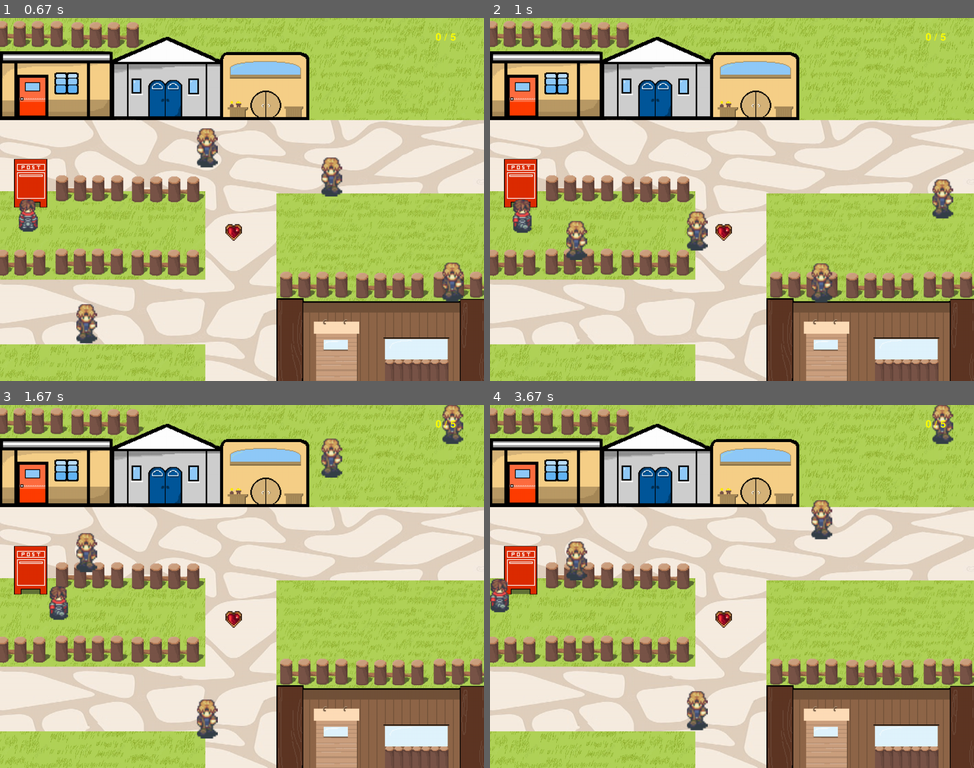
Above: before the commit, frames 1-4 (two rows, left to right).
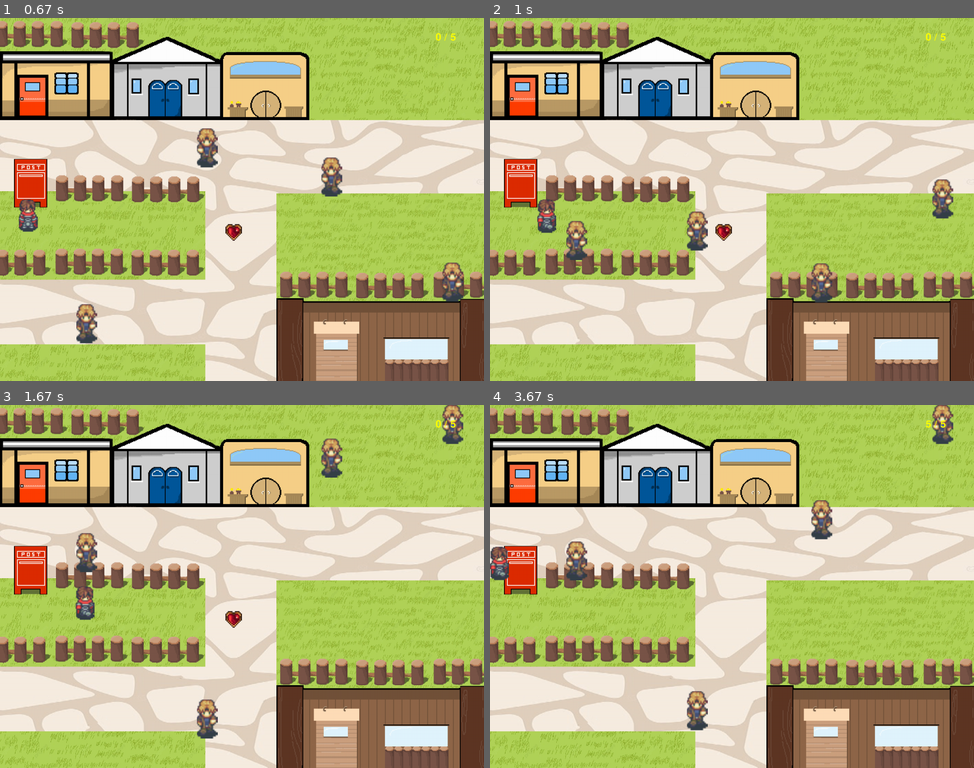
Above: after the commit, the same moments.

Repository: rlaxodnr26/pygame
Game: pygame game, started from 2023.12.10-04.39/chapter1.py
Two runs of this game, one before a commit and one after it. Both use one fixed random seed, a clock stepped at 60 frames per second and the inputs below.
Inputs:
- Up to frame 1 (0.67 s): tap Space at 0.33 s
- Up to frame 2 (1 s): hold Right from 0.67 s (still down)
- Up to frame 3 (1.67 s): release Right at 1.13 s; hold Up 1.17-1.47 s; hold Right from 1.5 s (still down)
- Up to frame 4 (3.67 s): release Right at 1.97 s; hold Left 2-2.53 s; hold Down 2.57-2.87 s; hold Up from 3.33 s (still down)

Frame 1 is identical in both runs. In frame 2, 0.7% of the frame differs, in the area x 4-14%, y 49-60%; in frame 3, 0.7%; in frame 4, 0.8%, in the area x 0-92%, y 4-62%.

Commit message:
Add files via upload

Diff:
--- a/2023.12.10-04.39/chapter1.py
+++ b/2023.12.10-04.39/chapter1.py
@@ -5,8 +5,8 @@
 ##############################################################
 # 기본 초기화 (반드시 해야 하는 것들)
 pygame.init()
-
 clock = pygame.time.Clock()
+
 # 화면 크기 설정
 screen_width = 1280 # 가로 크기
 screen_height = 960 # 세로 크기
@@ -21,6 +21,7 @@
 # 1. 사용자 게임 초기화 (배경 화면, 게임 이미지, 좌표, 속도, 폰트 등)
 current_path = os.path.dirname(__file__) # 현재 파일의 위치 반환
 image_path = os.path.join(current_path, "images") # images 폴더 위치 반환
+totaltime = pygame.time.get_ticks()
 
 # 배경 만들기
 background = [
@@ -42,7 +43,7 @@
 character_size = character.get_rect().size
 character_width = character_size[0]
 character_height = character_size[1]
-character_speed = 10
+character_speed = 25
 cha_num = 0
 deadcount1 = 0
 deadcount2 = 0
@@ -156,10 +157,36 @@
     pygame.image.load(os.path.join(image_path, "left.png")),
     pygame.image.load(os.path.join(image_path, "right.png"))]
 key_num = [0,1,2,3]
+
 sword_x_pos = 550
 sword_y_pos = 500
 rock_x_pos = 300
 rock_y_pos = 600
+
+barrier1_width = 525
+barrier1_height = 625
+barrier1_x_pos = 0
+barrier1_y_pos = 0
+
+barrier2_width = 1280 - 810
+barrier2_height = 625
+barrier2_x_pos = 810
+barrier2_y_pos = 0
+
+barrier1_rect = pygame.Rect(barrier1_x_pos, barrier1_y_pos, barrier1_width, barrier1_height)
+barrier1_rect_leftline = pygame.Rect(barrier1_x_pos, barrier1_y_pos, 1, barrier1_height)
+barrier1_rect_rightline = pygame.Rect(barrier1_width, barrier1_y_pos, 1, barrier1_height)
+barrier1_rect_topline = pygame.Rect(barrier1_x_pos, barrier1_y_pos, barrier1_width, 1)
+barrier1_rect_bottomline = pygame.Rect(barrier1_x_pos, barrier1_height, barrier1_width, 1)
+
+barrier2_rect = pygame.Rect(barrier2_x_pos, barrier2_y_pos, barrier2_width, barrier2_height)
+barrier2_rect_leftline = pygame.Rect(barrier2_x_pos, barrier2_y_pos, 1, barrier2_height)
+barrier2_rect_rightline = pygame.Rect(barrier2_width, barrier2_y_pos, 1, barrier2_height)
+barrier2_rect_topline = pygame.Rect(barrier2_x_pos, barrier2_y_pos, barrier2_width, 1)
+barrier2_rect_bottomline = pygame.Rect(barrier2_x_pos, barrier2_height, barrier2_width, 1)
+
+swordwin = 0
+
 ###############################################챕터 5##########################################
 
 total_score = 0
@@ -289,7 +316,6 @@
 
 while running:
     dt = clock.tick(60)
-
     # 이벤트
     for event in pygame.event.get():
         if event.type == pygame.QUIT:
@@ -380,8 +406,9 @@
 
     while (True):
 ######################################################### 챕터 1 ####################################################################
+        totaltime = pygame.time.get_ticks()
+        print(totaltime/1000)
         if chapter == 1:
-
         # 점수 표시
             msg = game_font.render(str(score)+" / 5", True, (255, 255, 0))
             screen.blit(msg, ((screen_width/20)*18 , screen_height / 25))
@@ -512,14 +539,24 @@
 ################################################## 챕터 3 ###################################################################
         elif chapter == 3:  #칼 뽑기
             swordscore = 0
+            if character_rect.colliderect(barrier1_rect_bottomline):
+                character_y_pos = barrier1_y_pos + barrier1_height + 1
+            if character_rect.colliderect(barrier1_rect_rightline):
+                character_x_pos = barrier1_x_pos + barrier1_width + 1
+            if character_rect.colliderect(barrier2_rect_bottomline):
+                character_y_pos = barrier2_y_pos + barrier2_height + 1
+            if character_rect.colliderect(barrier2_rect_leftline):
+                character_x_pos = barrier2_x_pos - 1
+            if character_y_pos >= 775:
+                character_y_pos = 775
+
             if character_x_pos >= 510 and character_x_pos <= 740 and character_y_pos >= 520 and character_y_pos <= 560:
                 backgroundnumber = 3
 
             if backgroundnumber == 3:
-
+                print(swordwin)
                 character_x_pos = 0
                 character_y_pos = 1200
-
                 if event.type == pygame.KEYDOWN:
                     if key_press == key_num[0]:
                         pygame.time.delay(150)
@@ -528,13 +565,15 @@
                         key_num[2] = key_num[3]
                         key_num[3] = random.randint(0,3)
 
-                        sword_y_pos -= 20
+                        sword_y_pos -= 2000
                     elif key_press != key_num[0]:
                         sword_y_pos += 5
                     if sword_y_pos >= 380:
                         sword_y_pos = 380
                     if sword_y_pos <= -220:
+                        swordscore = 100
                         sword_y_pos = -220
+                        swordwin = 1
                         pygame.time.delay(100)
                         msg = pygame.font.Font(None, 280).render("complete", True, (255, 255, 0))
                         msg_rect = msg.get_rect(center=(int(screen_width / 2), int(screen_height / 2)))
@@ -550,10 +589,15 @@
                         sword_y_pos = 380
                 swordscore = ((sword_y_pos - 380)/600) * 100
                 print(-swordscore, "%")
-            if character_x_pos >= screen_width*(90/100) and character_y_pos >= screen_height*(1/4) and character_y_pos <= screen_height*(1/2):
+
+            if sword_y_pos <= 300:
+                if character_y_pos <= 635:
+                    character_y_pos = 635
+            if character_x_pos >= 1230:
                 character_x_pos, character_y_pos = (screen_width/2, screen_height/2)
                 chapter = 4
             pygame.display.update()
+
         ############### 챕터 4 #############
         elif chapter == 4:
             backgroundnumber = 4
Binary file added: 2023.12.10-04.39/background3-removebg-preview.png
Binary file added: 2023.12.10-04.39/background3.6.png
Binary file added: 2023.12.10-04.39/group-of-granite-stones-on-white-background/iis0_hfuz_210105.jpg
Binary file added: 2023.12.10-04.39/images/background3-removebg-preview.png
Not shown, added: 2023.12.10-04.39/group-of-granite-stones-on-white-background/iis0_hfuz_210105.eps
